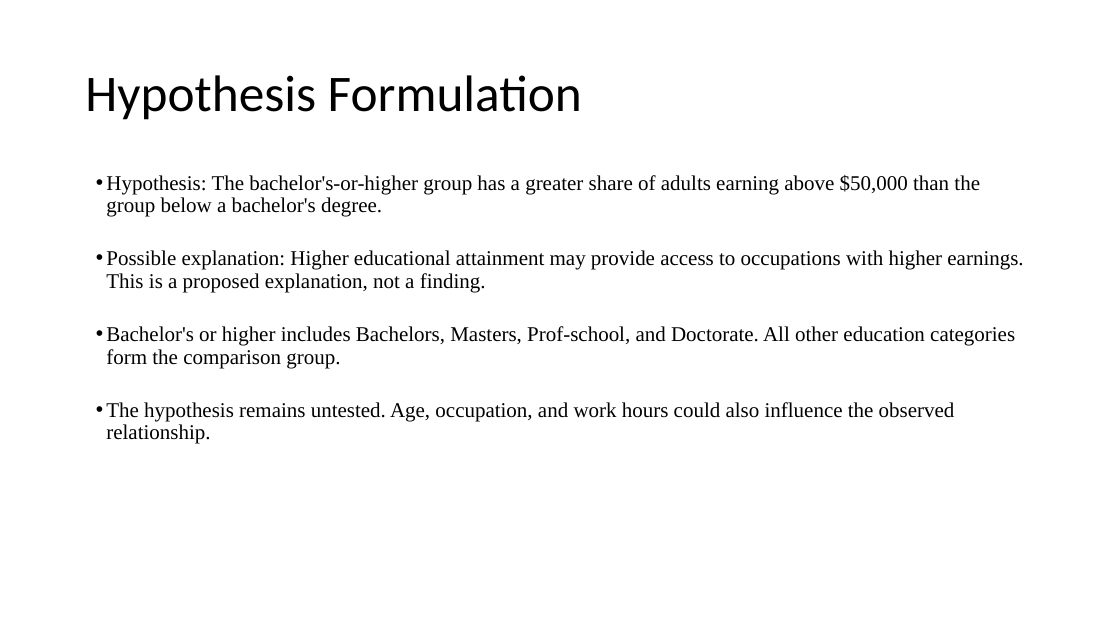
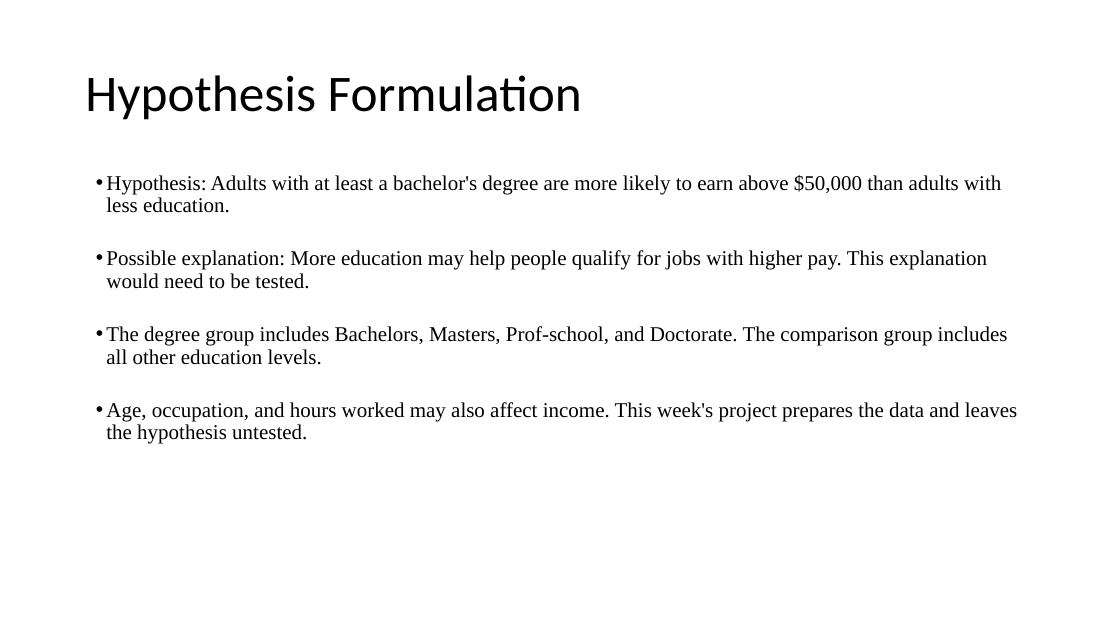
Before and after one commit to mascon0423/ANA500, a slide deck: slide 3 of deliverables/Douglas_Bobeck_ANA500_Micro_Project_1.pptx. Drawn at 1120x630 pixels with LibreOffice and Linux fonts; fonts in the diff are those of the drawing. Boxes give left, top, right and bottom in pixels: in the first picture for what was removed or moved away, otherwise in the second. Text is boxed around its words. In the diff, an @@ line names an element or a change of style, - is before the commit and + after.

Commit message:
Simplify project wording and refresh submission documents

```diff
--- a/deliverables/Douglas_Bobeck_ANA500_Micro_Project_1.pptx
+++ b/deliverables/Douglas_Bobeck_ANA500_Micro_Project_1.pptx
@@ text at bbox=[106, 175, 1017, 444]: text changed @@
-• Hypothesis: The bachelor's-or-higher group has a greater share of adults earning above $50,000 than the group below a bachelor's degree.
-• Possible explanation: Higher educational attainment may provide access to occupations with higher earnings. This is a proposed explanation, not a finding.
-• Bachelor's or higher includes Bachelors, Masters, Prof-school, and Doctorate. All other education categories form the comparison group.
-• The hypothesis remains untested. Age, occupation, and work hours could also influence the observed relationship.
+• Hypothesis: Adults with at least a bachelor's degree are more likely to earn above $50,000 than adults with less education.
+• Possible explanation: More education may help people qualify for jobs with higher pay. This explanation would need to be tested.
+• The degree group includes Bachelors, Masters, Prof-school, and Doctorate. The comparison group includes all other education levels.
+• Age, occupation, and hours worked may also affect income. This week's project prepares the data and leaves the hypothesis untested.
```
Also in this commit, not shown: 5 other slides changed, 4 other files.
